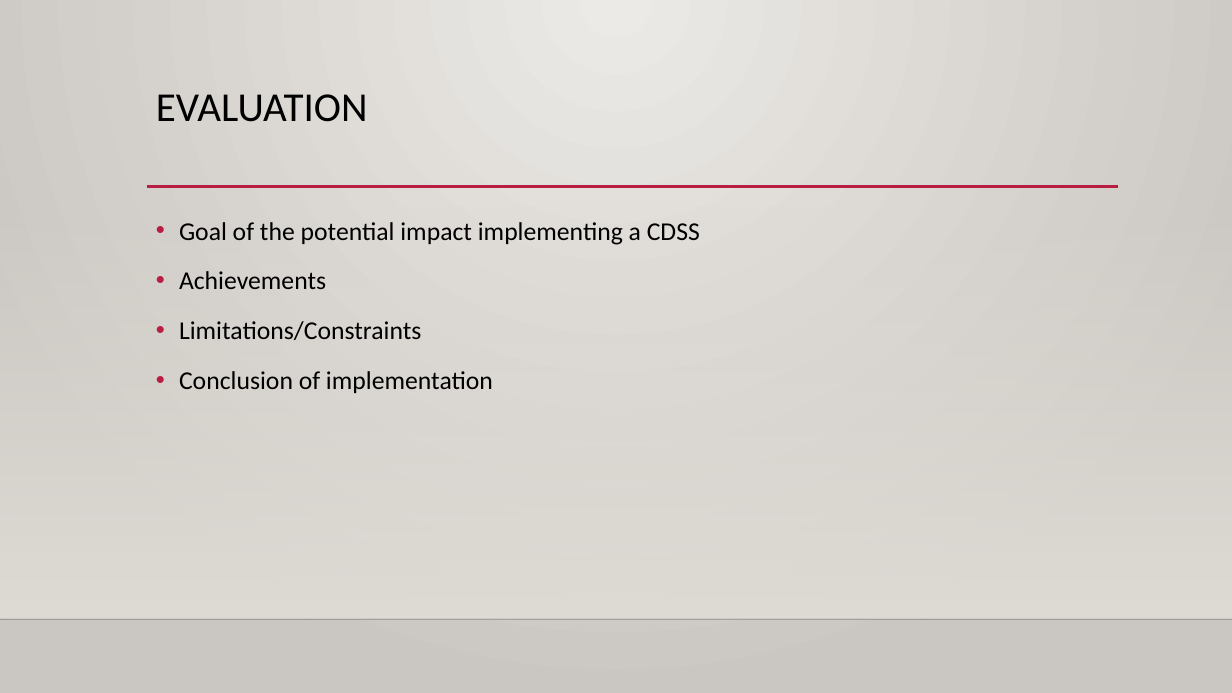
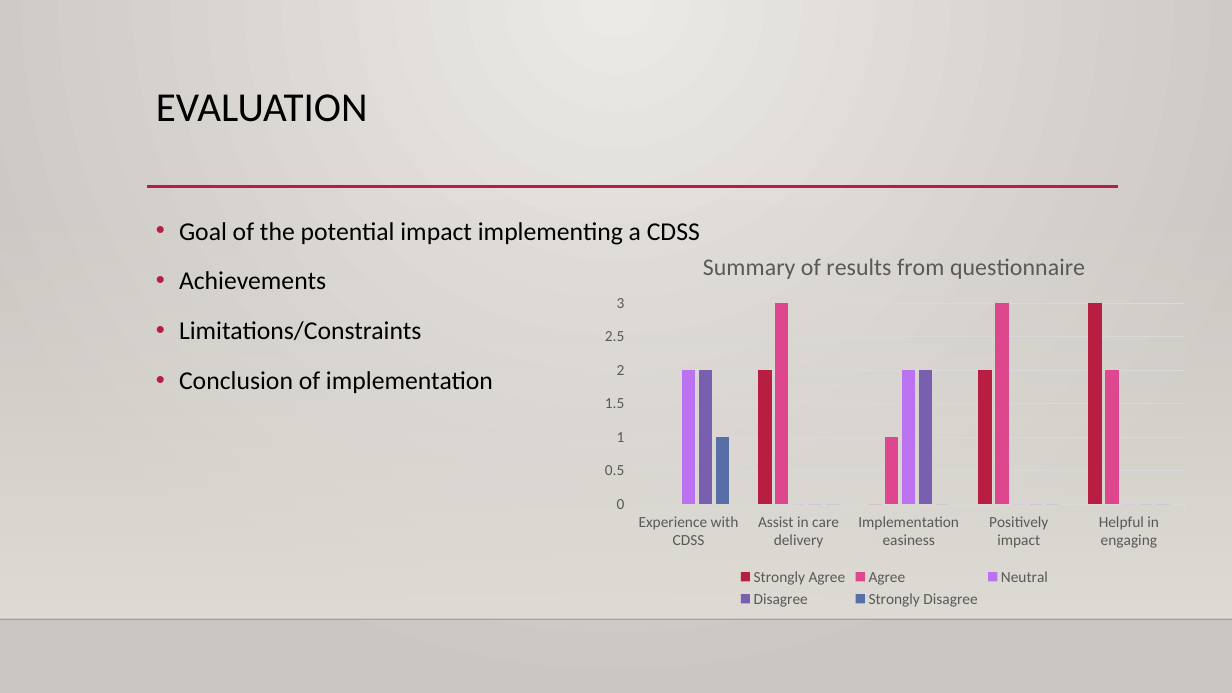
Before and after one commit to Wvrmhat/VMHC300_project, a slide deck: slide 18 of Presentation/QIP Presentation_BIT group_Updated.pptx. Drawn at 1232x693 pixels with LibreOffice and Linux fonts; fonts in the diff are those of the drawing; background and template pictures are left out. Boxes give left, top, right and bottom in pixels: in the first picture for what was removed or moved away, otherwise in the second. Text is boxed around its words. In the diff, an @@ line names an element or a change of style, - is before the commit and + after.

Commit message:
Updated presentation
Added chart summary

```diff
--- a/Presentation/QIP Presentation_BIT group_Updated.pptx
+++ b/Presentation/QIP Presentation_BIT group_Updated.pptx
@@ column chart added at [593, 235, 1197, 612] @@
+title "Summary of results from questionnaire "
+categories: Experience with CDSS, Assist in care delivery, Implementation easiness, Positively impact, Helpful in engaging
+Strongly Agree: -, 2, 0, 2, 3
+Agree: -, 3, 1, 3, 2
+Neutral: 2, 0, 2, 0, 0
+Disagree: 2, 0, 2, 0, 0
+Strongly Disagree: 1, 0, 0, 0, 0
```
Also in this commit, not shown: 4 other slides changed.
